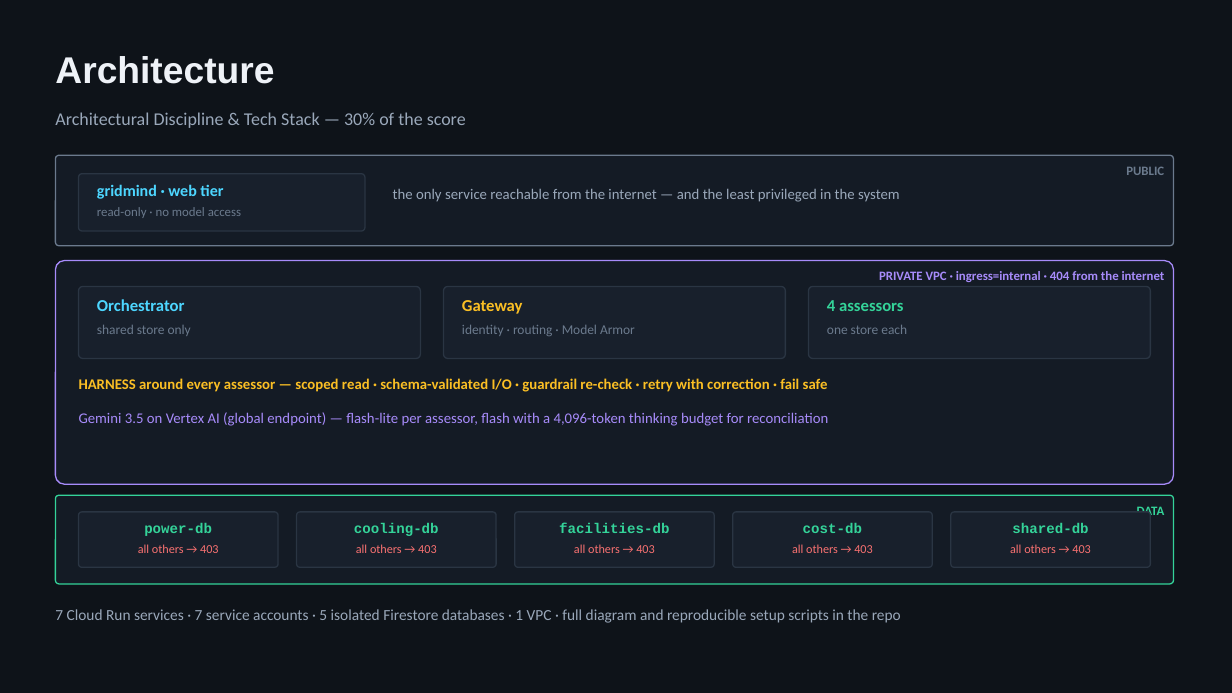
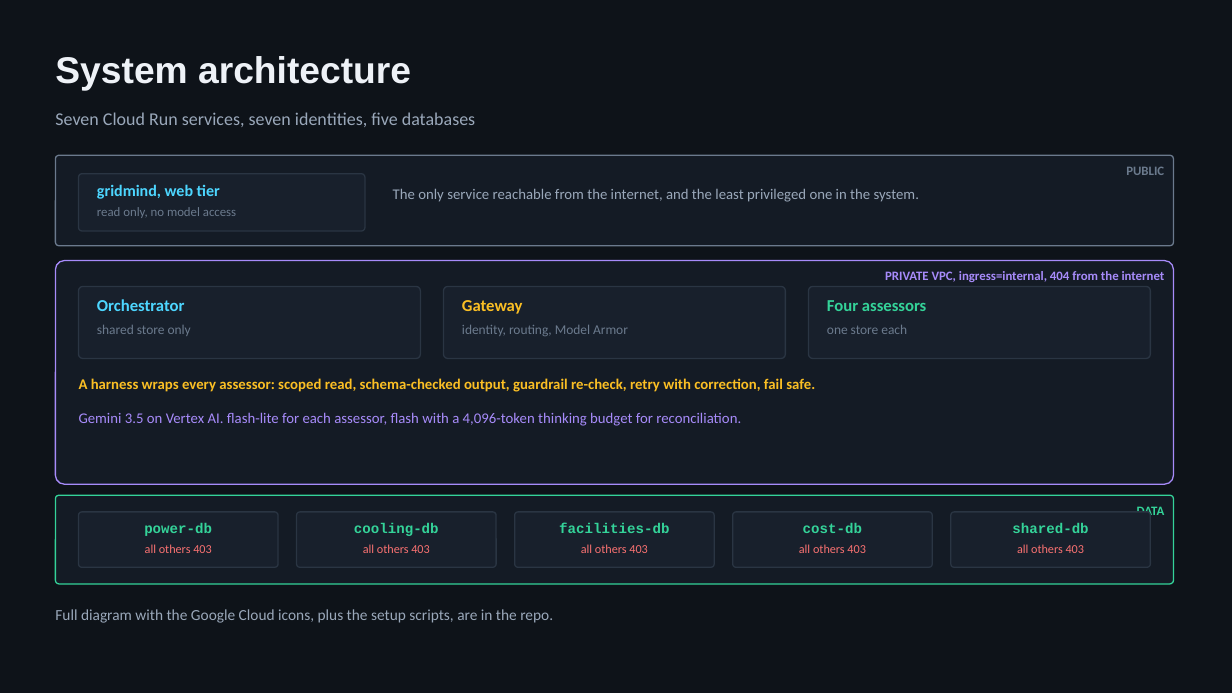
Before and after one commit to PRACHIT27/GridMindAI, a slide deck: slide 7 of docs/GridMind_Submission_Deck.pptx (slide 6 before the commit). Drawn at 1232x693 pixels with LibreOffice and Linux fonts; fonts in the diff are those of the drawing. Boxes give left, top, right and bottom in pixels: in the first picture for what was removed or moved away, otherwise in the second. Text is boxed around its words. In the diff, an @@ line names an element or a change of style, - is before the commit and + after.

```diff
--- a/docs/GridMind_Submission_Deck.pptx
+++ b/docs/GridMind_Submission_Deck.pptx
@@ text at [55,56,411,91]: text changed @@
-Architecture
+System architecture
@@ text at [55,112,475,127]: text changed @@
-Architectural Discipline & Tech Stack — 30% of the score
+Seven Cloud Run services, seven identities, five databases
@@ text at [97,184,220,199]: text changed @@
-gridmind · web tier
+gridmind, web tier
@@ text at [97,207,236,218]: text changed @@
-read-only · no model access
+read only, no model access
@@ text at [393,189,919,202]: text changed @@
-the only service reachable from the internet — and the least privileged in the system
+The only service reachable from the internet, and the least privileged one in the system.
@@ text at [885,271,1165,282]: text changed @@
-PRIVATE VPC · ingress=internal · 404 from the internet
+PRIVATE VPC, ingress=internal, 404 from the internet
@@ text at [462,325,628,336]: text changed @@
-identity · routing · Model Armor
+identity, routing, Model Armor
@@ text at [827,300,926,311]: text changed @@
-4 assessors
+Four assessors
@@ text at [79,378,815,392]: text changed @@
-HARNESS around every assessor — scoped read · schema-validated I/O · guardrail re-check · retry with correction · fail safe
+A harness wraps every assessor: scoped read, schema-checked output, guardrail re-check, retry with correction, fail safe.
@@ text at [79,412,741,426]: text changed @@
-Gemini 3.5 on Vertex AI (global endpoint) — flash-lite per assessor, flash with a 4,096-token thinking budget for reconciliation
+Gemini 3.5 on Vertex AI. flash-lite for each assessor, flash with a 4,096-token thinking budget for reconciliation.
@@ text at [145,544,211,553]: text changed @@
-all others → 403
+all others 403
@@ text at [363,544,429,553]: text changed @@
-all others → 403
+all others 403
@@ text at [581,544,647,553]: text changed @@
-all others → 403
+all others 403
@@ text at [799,544,865,553]: text changed @@
-all others → 403
+all others 403
@@ text at [1017,544,1084,553]: text changed @@
-all others → 403
+all others 403
@@ text at [55,609,553,623]: text changed @@
-7 Cloud Run services · 7 service accounts · 5 isolated Firestore databases · 1 VPC · full diagram and reproducible setup scripts in the repo
+Full diagram with the Google Cloud icons, plus the setup scripts, are in the repo.
```
Also in this commit, not shown: 10 other slides changed, 3 slides added, 1 slide removed.
